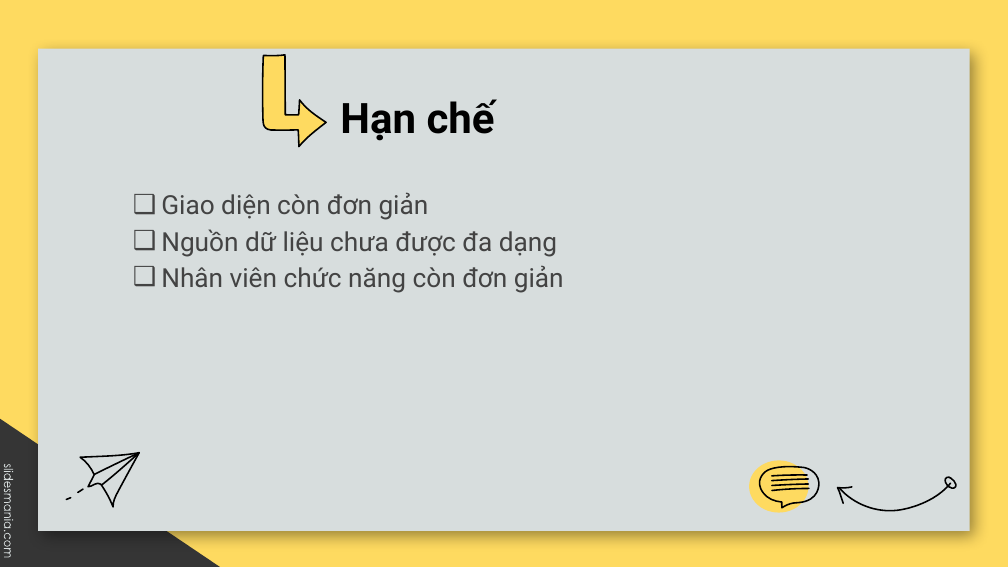
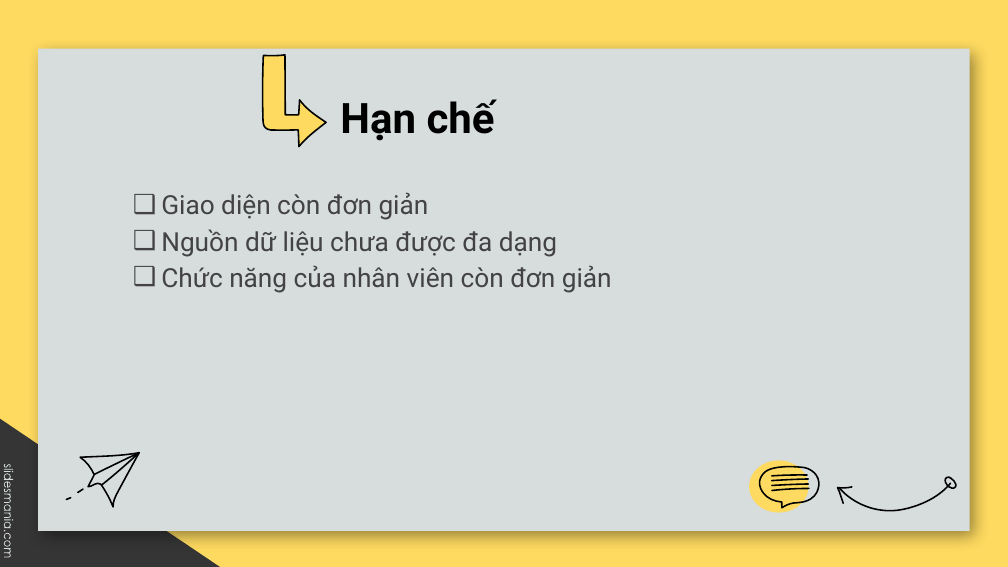
Before and after one commit to b1910319/NienLuan_Nganh, a slide deck: slide 27 of slide_nienluan.pptx. Drawn at 1008x567 pixels with LibreOffice and Linux fonts; fonts in the diff are those of the drawing; background and template pictures are left out. Boxes give left, top, right and bottom in pixels: in the first picture for what was removed or moved away, otherwise in the second. Text is boxed around its words. In the diff, an @@ line names an element or a change of style, - is before the commit and + after.

```diff
--- a/slide_nienluan.pptx
+++ b/slide_nienluan.pptx
@@ text at [161,265,612,293]: text changed @@
-❑ Nhân viên chức năng còn đơn giản
+❑ Chức năng của nhân viên còn đơn giản
```
Also in this commit, not shown: 17 other files.
